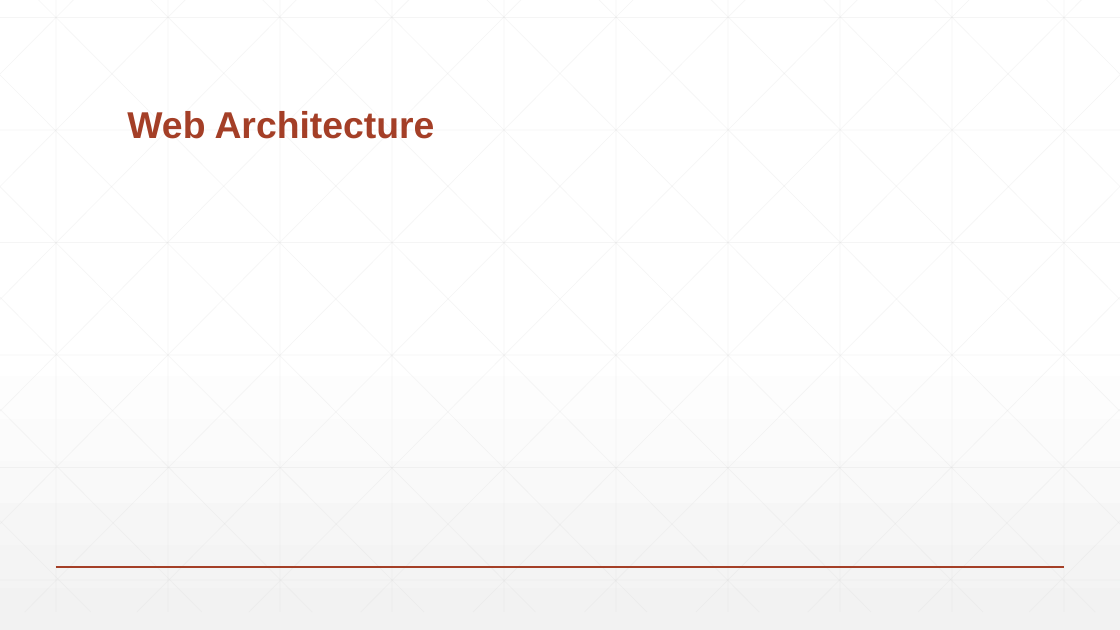
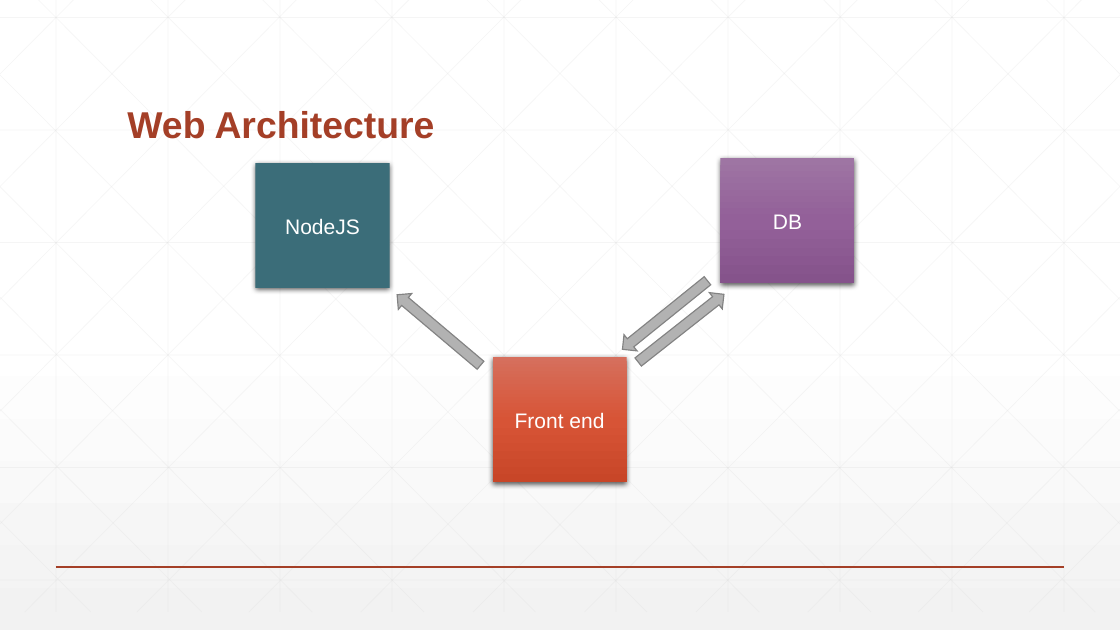
Before and after one commit to PaulFICOT/CESI_A2_Web_G2, a slide deck: slide 6 of Présentation/Web Project.pptx. Drawn at 1120x630 pixels with LibreOffice and Linux fonts; fonts in the diff are those of the drawing. Boxes give left, top, right and bottom in pixels: in the first picture for what was removed or moved away, otherwise in the second. Text is boxed around its words. In the diff, an @@ line names an element or a change of style, - is before the commit and + after.

```diff
--- a/Présentation/Web Project.pptx
+++ b/Présentation/Web Project.pptx
@@ rectangle added at box(255, 163, 390, 288), fill #3B6D79, 18 pt, text #FFFFFF @@
+NodeJS
@@ rectangle added at box(721, 159, 855, 284), fill gradient #9F76A3 to #94609A to #85538B, 18 pt, text #FFFFFF @@
+DB
@@ up arrow added at box(391, 287, 488, 373), fill #B2B2B2, outline #848484 1 pt @@
@@ up arrow added at box(616, 273, 714, 358), fill #B2B2B2, outline #848484 1 pt @@
@@ up arrow added at box(632, 286, 730, 371), fill #B2B2B2, outline #848484 1 pt @@
@@ rectangle added at box(492, 357, 627, 482), fill gradient #D7705D to #D85537 to #C84728, 18 pt, text #FFFFFF @@
+Front end
```
Also in this commit, not shown: 3 other slides changed.
